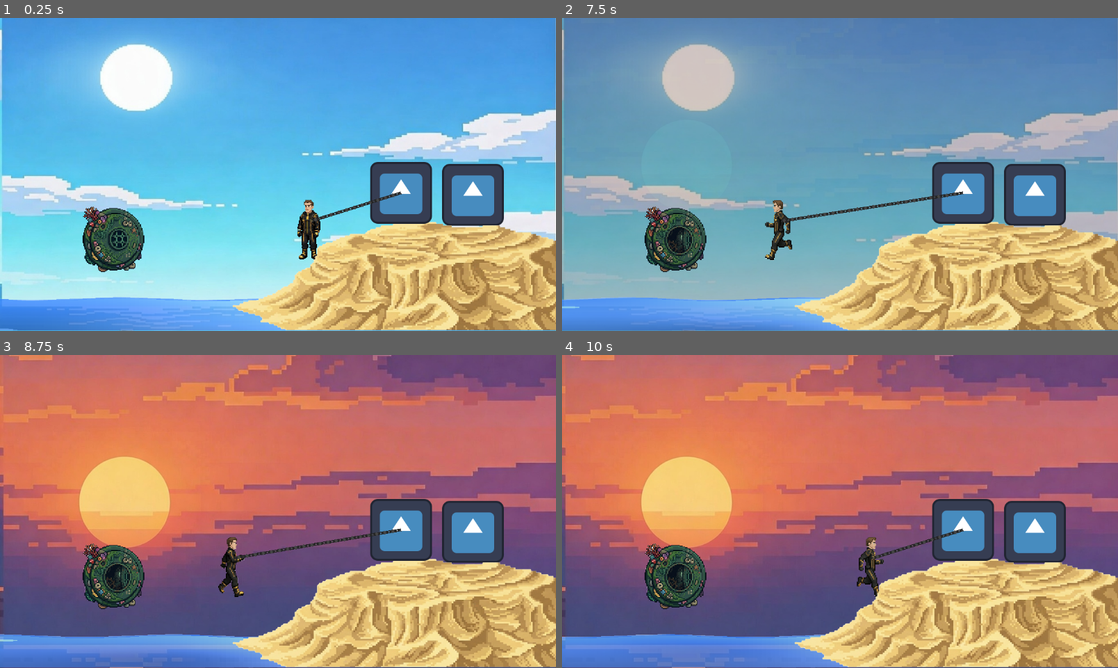
Above: before the commit, frames 1-4 (two rows, left to right).
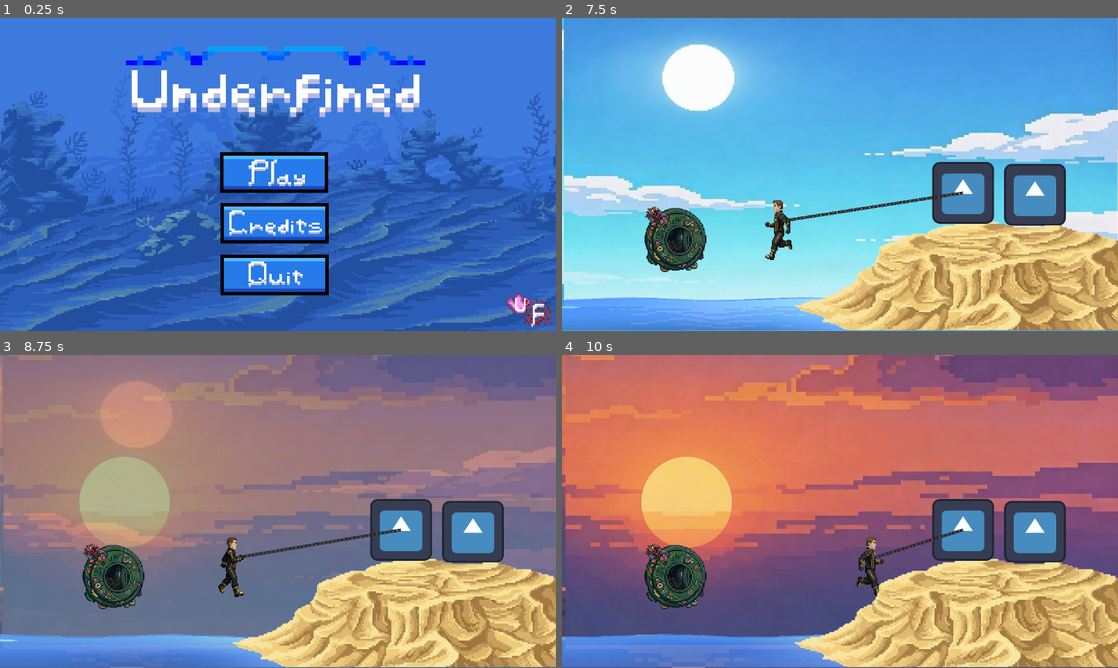
Above: after the commit, the same moments.

Repository: Jadiefication/Campfire-GameJam
Game: Godot game, scene res://scenes/main_menu.tscn
Two runs of this game, one before a commit and one after it. Both use one fixed random seed, a clock stepped at 60 frames per second and the inputs below. Before the commit the project starts from res://scenes/base.tscn. The engine's default icon, where the game draws it, is replaced by a stand-in: a white triangle on a blue panel in a dark square.
Inputs (mouse positions are in pixels of both pictures, inside the frame that each line leads up to):
- Up to frame 1 (0.25 s): no input
- Up to frame 2 (7.5 s): click (834, 171) at 0.52 s; tap Enter (ui_accept) at 1.25, 1.52, 2.27, 2.75, 3.77, 4.52, 5.27, 6.77 s; hold Right (move_right) 1.28-2.78 s; hold A (move_left) 2.78-3.53 s; hold Right (move_right) 3.53-5.03 s; hold A (move_left) 5.03-5.78 s; hold Right (move_right) 5.78-6.53 s; hold A (move_left) from 6.53 s (still down)
- Up to frame 3 (8.75 s): tap Enter (ui_accept) at 7.52, 8.27 s; release A (move_left) at 8.03 s; hold Right (move_right) from 8.03 s (still down)
- Up to frame 4 (10 s): keep holding Right (move_right); tap Enter (ui_accept) at 9.77 s

The runs differ from the first frame. In frame 1, 98% of the frame differs, in the area x 0-100%, y 0-100%; in frame 2, 73%; in frame 3, 70%; in frame 4, nothing differs.

Commit message:
main menu

Diff:
--- a/project.godot
+++ b/project.godot
@@ -11,7 +11,7 @@
 [application]
 
 config/name="Campfire Jam"
-run/main_scene="uid://tyqfqa6lqeoo"
+run/main_scene="uid://b415pmji38omb"
 config/features=PackedStringArray("4.6", "Forward Plus")
 config/icon="res://icon.svg"
 
--- /dev/null
+++ b/scenes/credits.tscn
@@ -0,0 +1,90 @@
+[gd_scene format=3 uid="uid://q7rqrrum5jt"]
+
+[ext_resource type="Texture2D" uid="uid://b65jlnyyqhccl" path="res://IMGS/title/credits.png" id="1_0bpdh"]
+[ext_resource type="Texture2D" uid="uid://cqrlgk6n4qfrh" path="res://IMGS/ui/UI_Flat_Bar07a.png" id="2_0ctdu"]
+[ext_resource type="Script" uid="uid://b3wxs5mu8scdg" path="res://scripts/go_back.gd" id="3_2fbfq"]
+
+[sub_resource type="FontVariation" id="FontVariation_2ckv8"]
+
+[sub_resource type="LabelSettings" id="LabelSettings_0ctdu"]
+font = SubResource("FontVariation_2ckv8")
+font_size = 26
+
+[sub_resource type="LabelSettings" id="LabelSettings_8gwij"]
+font_size = 24
+
+[node name="Control" type="Control" unique_id=366678859]
+layout_mode = 3
+anchors_preset = 15
+anchor_right = 1.0
+anchor_bottom = 1.0
+grow_horizontal = 2
+grow_vertical = 2
+
+[node name="ColorRect" type="ColorRect" parent="." unique_id=326398562]
+layout_mode = 0
+offset_right = 1151.0
+offset_bottom = 647.0
+color = Color(0, 0, 0, 1)
+
+[node name="Credits" type="Sprite2D" parent="." unique_id=224348913]
+texture_filter = 1
+position = Vector2(571, 107.00001)
+scale = Vector2(10.642856, 10.642857)
+texture = ExtResource("1_0bpdh")
+
+[node name="Label" type="Label" parent="." unique_id=1136842251]
+layout_mode = 0
+offset_left = 308.0
+offset_top = 220.0
+offset_right = 877.0
+offset_bottom = 334.0
+text = "UI Button Textures: Crushenho UI Essentials()"
+label_settings = SubResource("LabelSettings_0ctdu")
+horizontal_alignment = 1
+
+[node name="Label2" type="Label" parent="." unique_id=949145806]
+layout_mode = 0
+offset_left = 309.0
+offset_top = 251.0
+offset_right = 878.0
+offset_bottom = 365.0
+text = "https://creativecommons.org/licenses/by/4.0/"
+horizontal_alignment = 1
+
+[node name="Label3" type="Label" parent="." unique_id=2001158965]
+layout_mode = 0
+offset_left = 304.0
+offset_top = 352.0
+offset_right = 873.0
+offset_bottom = 466.0
+text = "We thank you for playing our game and we
+thank hackclub for organizing Campfire"
+label_settings = SubResource("LabelSettings_0ctdu")
+horizontal_alignment = 1
+
+[node name="Button2" type="Button" parent="." unique_id=1783477628]
+texture_filter = 1
+layout_mode = 0
+offset_left = 469.0
+offset_top = 467.0
+offset_right = 701.3117
+offset_bottom = 571.0
+icon = ExtResource("2_0ctdu")
+flat = true
+icon_alignment = 1
+expand_icon = true
+script = ExtResource("3_2fbfq")
+
+[node name="Label" type="Label" parent="Button2" unique_id=976277784]
+layout_mode = 0
+offset_left = 12.0
+offset_top = 20.0
+offset_right = 221.0
+offset_bottom = 84.0
+text = "Go Back"
+label_settings = SubResource("LabelSettings_8gwij")
+horizontal_alignment = 1
+vertical_alignment = 1
+
+[connection signal="pressed" from="Button2" to="Button2" method="_on_pressed"]
--- /dev/null
+++ b/scenes/main_menu.tscn
@@ -0,0 +1,167 @@
+[gd_scene format=3 uid="uid://b415pmji38omb"]
+
+[ext_resource type="Texture2D" uid="uid://c1ks7jpi55478" path="res://IMGS/title/far.png" id="1"]
+[ext_resource type="Texture2D" uid="uid://cndvyneft6tr3" path="res://IMGS/title/sand.png" id="2"]
+[ext_resource type="Texture2D" uid="uid://nx5rf0nrds4e" path="res://IMGS/title/foreground-1.png" id="3"]
+[ext_resource type="Texture2D" uid="uid://b2g4x5syc17ek" path="res://IMGS/title/foreground-2.png" id="4"]
+[ext_resource type="Texture2D" uid="uid://cristrwolcr87" path="res://IMGS/title/maintitle.png" id="5_lgwnu"]
+[ext_resource type="Texture2D" uid="uid://cqrlgk6n4qfrh" path="res://IMGS/ui/UI_Flat_Bar07a.png" id="6_flqon"]
+[ext_resource type="Script" uid="uid://blj23t6ruy5js" path="res://scripts/play_button.gd" id="7_rcqid"]
+[ext_resource type="Texture2D" uid="uid://dxx8u7ex1flhe" path="res://IMGS/title/play.png" id="8_1ajci"]
+[ext_resource type="Texture2D" uid="uid://b65jlnyyqhccl" path="res://IMGS/title/credits.png" id="9_7b55j"]
+[ext_resource type="Texture2D" uid="uid://cjematp2n0u33" path="res://IMGS/title/quit.png" id="10_5pajh"]
+[ext_resource type="Texture2D" uid="uid://bf2hvdg5lmtd0" path="res://IMGS/icon.png" id="11_j7ex8"]
+
+[sub_resource type="Shader" id="1"]
+code = "shader_type canvas_item;
+
+uniform float speed = 0.05;
+
+void fragment() {
+    vec2 uv = UV;
+    uv.x -= TIME * speed;
+    uv = fract(uv);     // wraps UV so it tiles properly
+    COLOR = texture(TEXTURE, uv);
+}"
+
+[sub_resource type="ShaderMaterial" id="2"]
+shader = SubResource("1")
+shader_parameter/speed = 0.03
+
+[sub_resource type="ShaderMaterial" id="3"]
+shader = SubResource("1")
+shader_parameter/speed = 0.12
+
+[sub_resource type="ShaderMaterial" id="4"]
+shader = SubResource("1")
+shader_parameter/speed = 0.28
+
+[sub_resource type="ShaderMaterial" id="5"]
+shader = SubResource("1")
+shader_parameter/speed = 0.28
+
+[node name="Control" type="Control" unique_id=420266252]
+layout_mode = 3
+anchors_preset = 15
+anchor_right = 1.0
+anchor_bottom = 1.0
+grow_horizontal = 2
+grow_vertical = 2
+
+[node name="Far" type="TextureRect" parent="." unique_id=2069665196]
+texture_filter = 1
+material = SubResource("2")
+layout_mode = 0
+anchor_right = 1.0
+anchor_bottom = 1.0
+texture = ExtResource("1")
+expand_mode = 1
+
+[node name="Sand" type="TextureRect" parent="." unique_id=1349787591]
+texture_filter = 1
+material = SubResource("3")
+layout_mode = 0
+anchor_right = 1.0
+anchor_bottom = 1.0
+texture = ExtResource("2")
+expand_mode = 1
+
+[node name="Foreground1" type="TextureRect" parent="." unique_id=421136092]
+texture_filter = 1
+material = SubResource("4")
+layout_mode = 0
+texture = ExtResource("3")
+expand_mode = 1
+
+[node name="Foreground2" type="TextureRect" parent="." unique_id=727784520]
+texture_filter = 1
+material = SubResource("5")
+layout_mode = 0
+texture = ExtResource("4")
+expand_mode = 1
+
+[node name="TextureRect" type="TextureRect" parent="." unique_id=1941835019]
+texture_filter = 1
+layout_mode = 0
+offset_left = 261.0
+offset_top = 49.0
+offset_right = 881.0
+offset_bottom = 205.0
+texture = ExtResource("5_lgwnu")
+
+[node name="Button" type="Button" parent="." unique_id=2029817989]
+texture_filter = 1
+layout_mode = 0
+offset_left = 452.0
+offset_top = 268.0
+offset_right = 684.3117
+offset_bottom = 372.0
+icon = ExtResource("6_flqon")
+flat = true
+icon_alignment = 1
+expand_icon = true
+script = ExtResource("7_rcqid")
+
+[node name="TextureRect" type="TextureRect" parent="Button" unique_id=1627117580]
+texture_filter = 1
+layout_mode = 0
+offset_left = 63.0
+offset_top = 25.0
+offset_right = 180.2131
+offset_bottom = 80.0
+texture = ExtResource("8_1ajci")
+
+[node name="Button2" type="Button" parent="." unique_id=1222092760]
+texture_filter = 1
+layout_mode = 0
+offset_left = 453.0
+offset_top = 373.0
+offset_right = 685.3117
+offset_bottom = 477.0
+icon = ExtResource("6_flqon")
+flat = true
+icon_alignment = 1
+expand_icon = true
+
+[node name="TextureRect" type="TextureRect" parent="Button2" unique_id=1444548274]
+texture_filter = 1
+layout_mode = 0
+offset_left = 22.0
+offset_top = 25.0
+offset_right = 214.0
+offset_bottom = 78.0
+texture = ExtResource("9_7b55j")
+
+[node name="Button3" type="Button" parent="." unique_id=64767885]
+texture_filter = 1
+layout_mode = 0
+offset_left = 453.0
+offset_top = 480.0
+offset_right = 685.3117
+offset_bottom = 584.0
+icon = ExtResource("6_flqon")
+flat = true
+icon_alignment = 1
+expand_icon = true
+
+[node name="TextureRect" type="TextureRect" parent="Button3" unique_id=793986385]
+texture_filter = 1
+layout_mode = 0
+offset_left = 62.0
+offset_top = 24.0
+offset_right = 174.0
+offset_bottom = 77.0
+texture = ExtResource("10_5pajh")
+
+[node name="TextureRect2" type="TextureRect" parent="." unique_id=1546356221]
+texture_filter = 1
+layout_mode = 0
+offset_left = 1041.0
+offset_top = 547.0
+offset_right = 1160.0
+offset_bottom = 666.0
+texture = ExtResource("11_j7ex8")
+
+[connection signal="pressed" from="Button" to="Button" method="_on_pressed"]
+[connection signal="pressed" from="Button2" to="Button" method="_on_credits_pressed"]
+[connection signal="pressed" from="Button3" to="Button" method="_on_quit_pressed"]
--- /dev/null
+++ b/scripts/go_back.gd
@@ -0,0 +1,5 @@
+extends Button
+
+
+func _on_pressed() -> void:
+	get_tree().change_scene_to_file("res://scenes/main_menu.tscn")
--- /dev/null
+++ b/scripts/play_button.gd
@@ -0,0 +1,13 @@
+extends Button
+
+func _on_pressed() -> void:
+	get_tree().change_scene_to_file("res://scenes/base.tscn")
+
+
+
+func _on_quit_pressed() -> void:
+	get_tree().quit()
+
+
+func _on_credits_pressed() -> void:
+	get_tree().change_scene_to_file("res://scenes/credits.tscn")
Binary file added: IMGS/title/credits.png
Not shown, added: IMGS/title/credits.png.import
Binary file added: IMGS/title/far.png
Not shown, added: IMGS/title/far.png.import
Binary file added: IMGS/title/foregound-merged.png
Not shown, added: IMGS/title/foregound-merged.png.import
Binary file added: IMGS/title/foreground-1.png
Not shown, added: IMGS/title/foreground-1.png.import
Binary file added: IMGS/title/foreground-2.png
Not shown, added: IMGS/title/foreground-2.png.import
Binary file added: IMGS/title/maintitle.png
Not shown, added: IMGS/title/maintitle.png.import
(and 10 more such lines)
